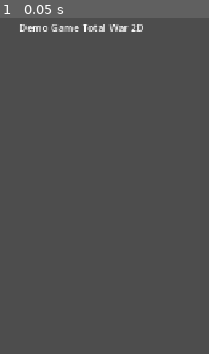
Above: before the commit, frame 1.
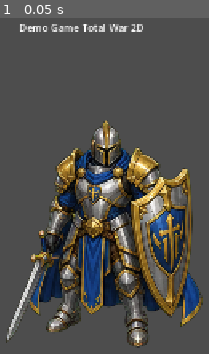
Above: after the commit, the same moment.

Repository: minh14122004/demoGameTotalWar2d
Game: Godot game, scene res://scenes/Main.tscn
Two runs of this game, one before a commit and one after it. Both use one fixed random seed, a clock stepped at 60 frames per second and the inputs below.
Inputs:
- Up to frame 1 (0.05 s): no input

The runs differ from the first frame. In frame 1, 31% of the frame differs, in the area x 2-98%, y 30-99%.

Commit message:
change display battle mode style and add more hero arthen model

Diff:
--- a/scenes/Main.tscn
+++ b/scenes/Main.tscn
@@ -1,6 +1,71 @@
 [gd_scene format=3 uid="uid://bmavf0haq1w1p"]
 
 [ext_resource type="Script" uid="uid://7nc66rji8qjc" path="res://scripts/Main.gd" id="1_main"]
+[ext_resource type="Texture2D" uid="uid://dehygum6htolk" path="res://assets/art/textures/heroes/human/arthen/battle_idle_direction_sheet.png" id="2_rvslj"]
+
+[sub_resource type="AtlasTexture" id="AtlasTexture_0bbpv"]
+atlas = ExtResource("2_rvslj")
+region = Rect2(0, 0, 429, 458)
+
+[sub_resource type="AtlasTexture" id="AtlasTexture_rarhs"]
+atlas = ExtResource("2_rvslj")
+region = Rect2(858, 0, 429, 458)
+
+[sub_resource type="AtlasTexture" id="AtlasTexture_vcsgt"]
+atlas = ExtResource("2_rvslj")
+region = Rect2(1287, 458, 429, 458)
+
+[sub_resource type="AtlasTexture" id="AtlasTexture_c01mt"]
+atlas = ExtResource("2_rvslj")
+region = Rect2(858, 458, 429, 458)
+
+[sub_resource type="AtlasTexture" id="AtlasTexture_nxtc6"]
+atlas = ExtResource("2_rvslj")
+region = Rect2(0, 458, 429, 458)
+
+[sub_resource type="AtlasTexture" id="AtlasTexture_jlsqs"]
+atlas = ExtResource("2_rvslj")
+region = Rect2(429, 458, 429, 458)
+
+[sub_resource type="AtlasTexture" id="AtlasTexture_q8u5g"]
+atlas = ExtResource("2_rvslj")
+region = Rect2(1287, 0, 429, 458)
+
+[sub_resource type="AtlasTexture" id="AtlasTexture_lhr70"]
+atlas = ExtResource("2_rvslj")
+region = Rect2(429, 0, 429, 458)
+
+[sub_resource type="SpriteFrames" id="SpriteFrames_wp0k4"]
+animations = [{
+"frames": [{
+"duration": 1.0,
+"texture": SubResource("AtlasTexture_0bbpv")
+}, {
+"duration": 1.0,
+"texture": SubResource("AtlasTexture_rarhs")
+}, {
+"duration": 1.0,
+"texture": SubResource("AtlasTexture_vcsgt")
+}, {
+"duration": 1.0,
+"texture": SubResource("AtlasTexture_c01mt")
+}, {
+"duration": 1.0,
+"texture": SubResource("AtlasTexture_nxtc6")
+}, {
+"duration": 1.0,
+"texture": SubResource("AtlasTexture_jlsqs")
+}, {
+"duration": 1.0,
+"texture": SubResource("AtlasTexture_q8u5g")
+}, {
+"duration": 1.0,
+"texture": SubResource("AtlasTexture_lhr70")
+}],
+"loop": true,
+"name": &"default",
+"speed": 5.0
+}]
 
 [node name="Main" type="Node2D" unique_id=755775943]
 script = ExtResource("1_main")
@@ -32,3 +97,8 @@
 grow_horizontal = 2
 text = "Demo Game Total War 2D"
 horizontal_alignment = 1
+
+[node name="AnimatedSprite2D" type="AnimatedSprite2D" parent="." unique_id=1351056341]
+position = Vector2(1, 2)
+sprite_frames = SubResource("SpriteFrames_wp0k4")
+frame_progress = 0.22513828
Binary file added: assets/art/textures/heroes/human/arthen/battle_attack_direction_sheet.png
Not shown, added: assets/art/textures/heroes/human/arthen/battle_attack_direction_sheet.png.import
Binary file added: assets/art/textures/heroes/human/arthen/battle_defeated.png
Not shown, added: assets/art/textures/heroes/human/arthen/battle_defeated.png.import
Binary file added: assets/art/textures/heroes/human/arthen/battle_hit_direction_sheet.png
Not shown, added: assets/art/textures/heroes/human/arthen/battle_hit_direction_sheet.png.import
Binary file added: assets/art/textures/heroes/human/arthen/battle_idle_direction_sheet.png
Not shown, added: assets/art/textures/heroes/human/arthen/battle_idle_direction_sheet.png.import
Binary file added: assets/art/textures/heroes/human/arthen/battle_idle_direction_sheet_4x2.png
Not shown, added: assets/art/textures/heroes/human/arthen/battle_idle_direction_sheet_4x2.png.import
Binary file added: assets/art/textures/heroes/human/arthen/battle_move_direction_sheet.png
Not shown, added: assets/art/textures/heroes/human/arthen/battle_move_direction_sheet.png.import
(and 9 more such lines)
